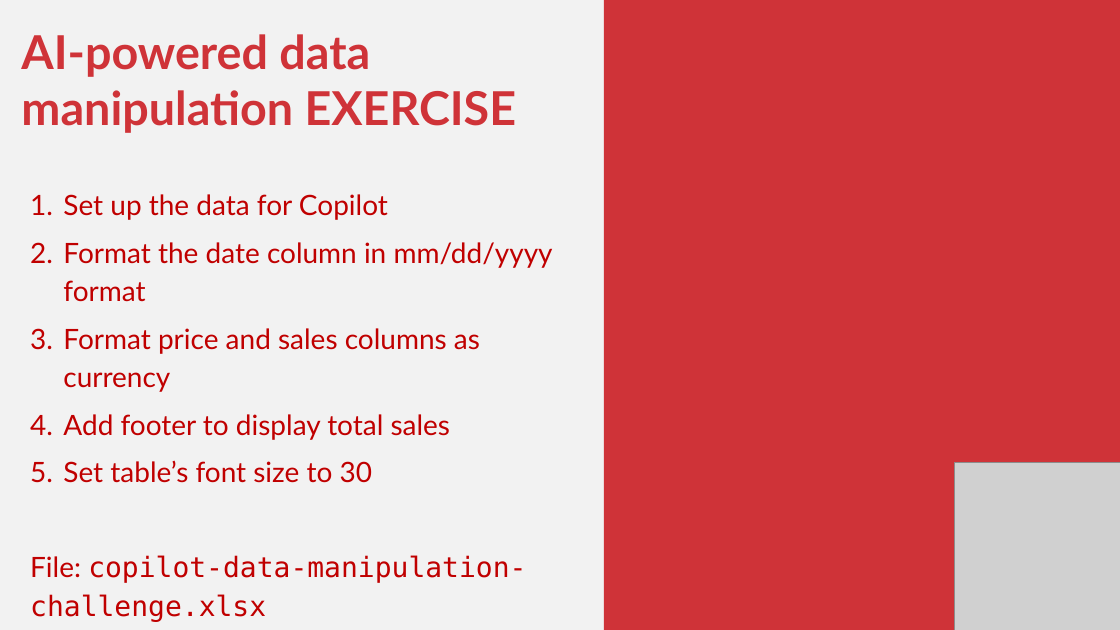
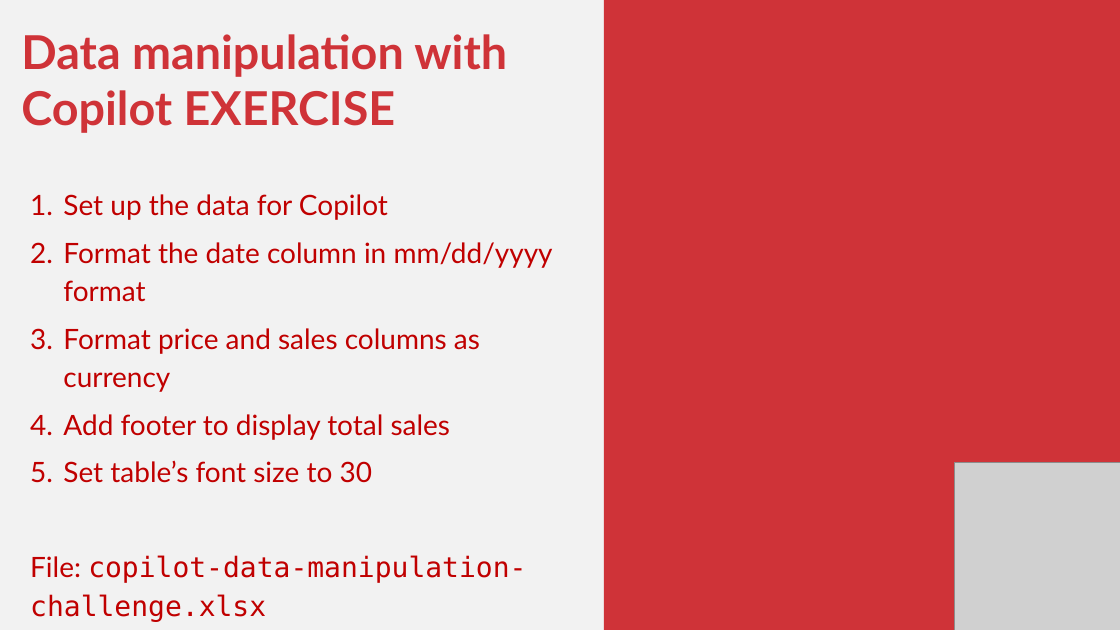
Before and after one commit to stringfestdata/xlgs-mc-2025, a slide deck: slide 8 of excel-power-tools-gxls-2025.pptx. Drawn at 1120x630 pixels with LibreOffice and Linux fonts; fonts in the diff are those of the drawing; grey boxes stand for pictures. Boxes give left, top, right and bottom in pixels: in the first picture for what was removed or moved away, otherwise in the second. Text is boxed around its words. In the diff, an @@ line names an element or a change of style, - is before the commit and + after.

```diff
--- a/excel-power-tools-gxls-2025.pptx
+++ b/excel-power-tools-gxls-2025.pptx
@@ text at <box>21,34,507,133</box>: text changed @@
-AI-powered data manipulation EXERCISE
+Data manipulation with Copilot EXERCISE
```
Also in this commit, not shown: 5 other slides changed, 28 slides added, 5 slides removed, 56 other files.
